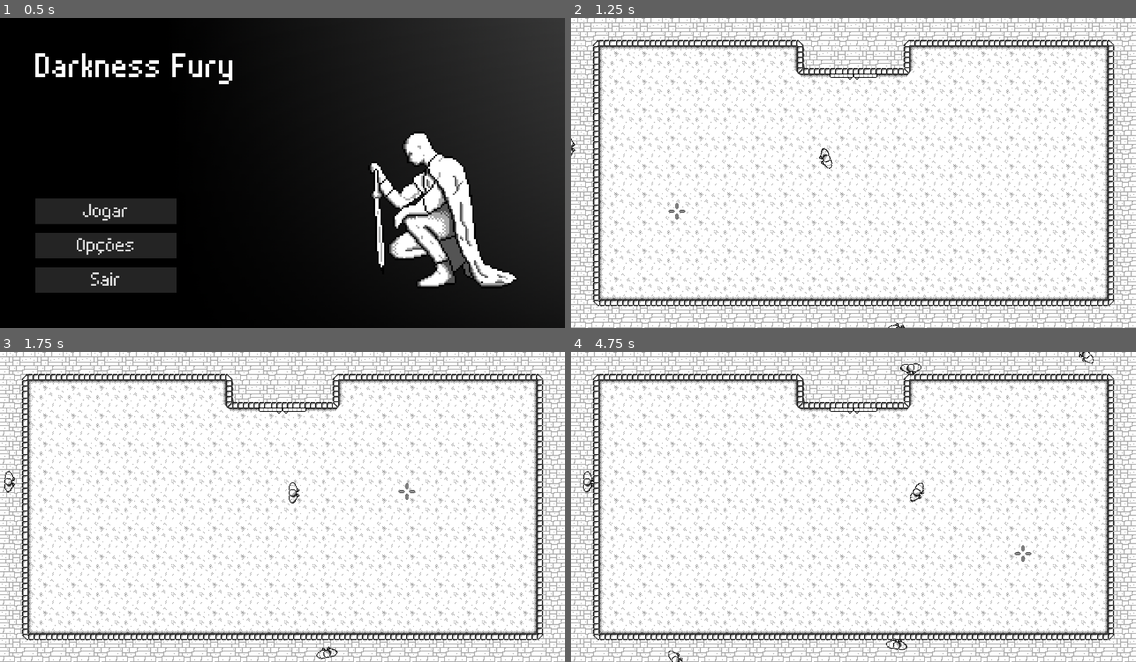
Above: before the commit, frames 1-4 (two rows, left to right).
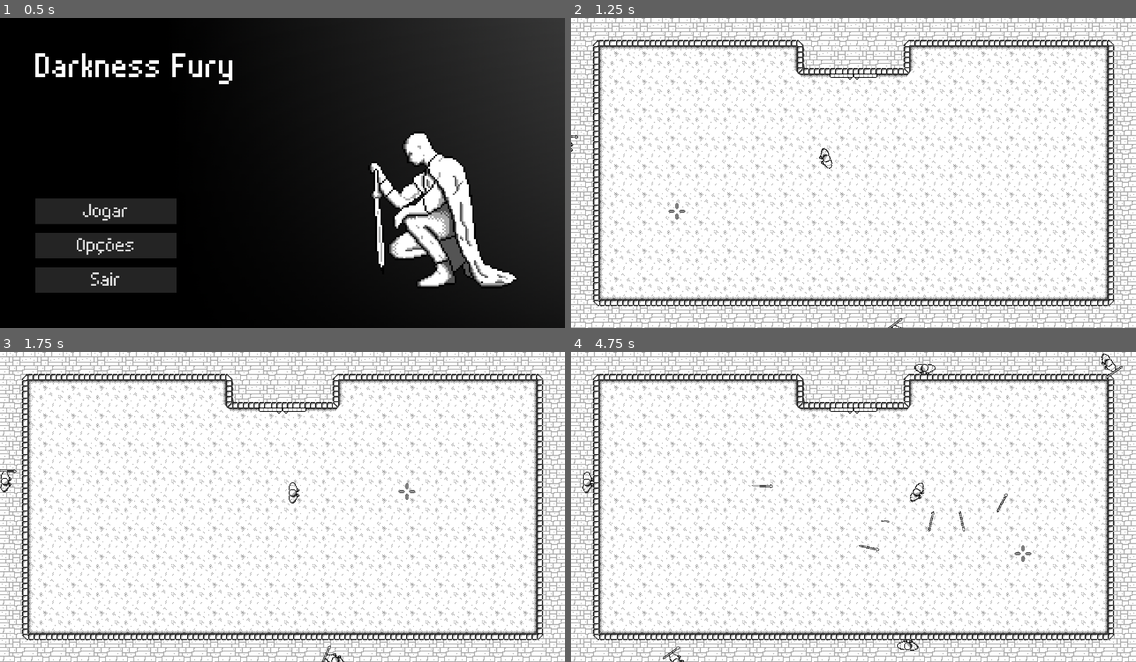
Above: after the commit, the same moments.

Repository: CarlMachado/DarknessFury
Game: Godot game, scene res://scenes/main_menu.tscn
Same seed, same stepped clock (60 frames per second), same inputs: the game is played once before the commit and once after it.
Inputs (mouse positions are in pixels of both pictures, inside the frame that each line leads up to):
- Up to frame 1 (0.5 s): no input
- Up to frame 2 (1.25 s): click "Jogar" at 0.5 s
- Up to frame 3 (1.75 s): move the mouse to (406, 491) at 1.27 s; hold D (ui_right) from 1.28 s (still down)
- Up to frame 4 (4.75 s): move the mouse to (740, 522) at 2.02 s; release D (ui_right) at 2.03 s; hold S (ui_down) 2.03-2.78 s; move the mouse to (910, 438) at 2.77 s; hold D (ui_right) 2.78-3.53 s; move the mouse to (825, 569) at 3.52 s; hold W (ui_up) 3.53-4.28 s; move the mouse to (1023, 553) at 4.27 s; hold A (ui_left) from 4.28 s (still down)

Frame 1 is identical in both runs. In frame 2, less than 0.1% of the frame differs, in the area x 0-60%, y 37-100%; in frame 3, 0.2%; in frame 4, 0.7%, in the area x 2-98%, y 0-100%.

Commit message:
Sistema de movimentacao e ataques dinamicos do enemy

Diff:
--- a/prefabs/enemy.tscn
+++ b/prefabs/enemy.tscn
@@ -1,14 +1,15 @@
-[gd_scene load_steps=13 format=2]
+[gd_scene load_steps=14 format=2]
 
 [ext_resource path="res://scripts/enemy.gd" type="Script" id=1]
 [ext_resource path="res://sprites/player/walk_0.png" type="Texture" id=2]
-[ext_resource path="res://sprites/player/raise_0.png" type="Texture" id=3]
-[ext_resource path="res://sprites/player/raise_1.png" type="Texture" id=4]
-[ext_resource path="res://sprites/player/raise_2.png" type="Texture" id=5]
-[ext_resource path="res://sprites/player/raise_3.png" type="Texture" id=6]
-[ext_resource path="res://sprites/player/walk_1.png" type="Texture" id=7]
-[ext_resource path="res://sprites/player/walk_2.png" type="Texture" id=8]
-[ext_resource path="res://sprites/player/walk_3.png" type="Texture" id=9]
+[ext_resource path="res://sprites/player/walk_1.png" type="Texture" id=3]
+[ext_resource path="res://sprites/player/walk_2.png" type="Texture" id=4]
+[ext_resource path="res://sprites/player/walk_3.png" type="Texture" id=5]
+[ext_resource path="res://sprites/player/raise_0.png" type="Texture" id=6]
+[ext_resource path="res://sprites/player/raise_1.png" type="Texture" id=7]
+[ext_resource path="res://sprites/player/raise_2.png" type="Texture" id=8]
+[ext_resource path="res://sprites/player/raise_3.png" type="Texture" id=9]
+[ext_resource path="res://sprites/weapon/spear_hand.png" type="Texture" id=10]
 
 [sub_resource type="SpriteFrames" id=1]
 animations = [ {
@@ -17,15 +18,15 @@
 "name": "idle",
 "speed": 5.0
 }, {
-"frames": [ ExtResource( 3 ), ExtResource( 4 ), ExtResource( 5 ), ExtResource( 6 ), ExtResource( 2 ) ],
+"frames": [ ExtResource( 2 ), ExtResource( 3 ), ExtResource( 4 ), ExtResource( 5 ) ],
+"loop": true,
+"name": "walk",
+"speed": 10.0
+}, {
+"frames": [ ExtResource( 6 ), ExtResource( 7 ), ExtResource( 8 ), ExtResource( 9 ), ExtResource( 2 ) ],
 "loop": true,
 "name": "rise",
 "speed": 2.0
-}, {
-"frames": [ ExtResource( 2 ), ExtResource( 7 ), ExtResource( 8 ), ExtResource( 9 ) ],
-"loop": true,
-"name": "walk",
-"speed": 10.0
 } ]
 
 [sub_resource type="CapsuleShape2D" id=2]
@@ -33,7 +34,7 @@
 height = 28.0624
 
 [sub_resource type="CircleShape2D" id=3]
-radius = 1644.38
+radius = 3061.34
 
 [node name="enemy" type="KinematicBody2D"]
 collision_layer = 2
@@ -45,14 +46,21 @@
 frames = SubResource( 1 )
 animation = "idle"
 
+[node name="spear" type="Sprite" parent="."]
+position = Vector2( -0.182144, -23.5217 )
+scale = Vector2( 1.5, 1.5 )
+texture = ExtResource( 10 )
+
 [node name="shape" type="CollisionShape2D" parent="."]
 position = Vector2( -2.04057, -0.680191 )
 shape = SubResource( 2 )
 
 [node name="sensor" type="Area2D" parent="."]
-editor/display_folded = true
 collision_layer = 0
 
 [node name="shape" type="CollisionShape2D" parent="sensor"]
 shape = SubResource( 3 )
+
+[node name="reload" type="Timer" parent="."]
 [connection signal="body_entered" from="sensor" to="." method="_on_sensor_body_entered"]
+[connection signal="timeout" from="reload" to="." method="_on_reload_timeout"]
--- a/prefabs/spear_hand.tscn
+++ b/prefabs/spear_hand.tscn
@@ -1,14 +1,22 @@
-[gd_scene load_steps=3 format=2]
+[gd_scene load_steps=4 format=2]
 
-[ext_resource path="res://sprites/weapon/spear_hand.png" type="Texture" id=1]
+[ext_resource path="res://scripts/spear_hand.gd" type="Script" id=1]
+[ext_resource path="res://sprites/weapon/spear_hand.png" type="Texture" id=2]
 
-[sub_resource type="RectangleShape2D" id=1]
-extents = Vector2( 15.8058, 3.29239 )
+[sub_resource type="CapsuleShape2D" id=1]
+radius = 3.8202
+height = 40.9011
 
 [node name="spear_hand" type="StaticBody2D"]
+collision_layer = 8
+collision_mask = 4
+script = ExtResource( 1 )
 
 [node name="col_shape" type="CollisionShape2D" parent="."]
+position = Vector2( -0.0419159, -0.665776 )
+rotation = 1.5708
 shape = SubResource( 1 )
 
 [node name="sprite" type="Sprite" parent="."]
-texture = ExtResource( 1 )
+scale = Vector2( 1.5, 1.5 )
+texture = ExtResource( 2 )
--- a/project.godot
+++ b/project.godot
@@ -105,6 +105,7 @@
 2d_physics/layer_1="player"
 2d_physics/layer_2="enemy"
 2d_physics/layer_3="wall"
+2d_physics/layer_4="projectile_enemy"
 
 [rendering]
 
--- a/scenes/levels/arena.tscn
+++ b/scenes/levels/arena.tscn
@@ -4,10 +4,10 @@
 [ext_resource path="res://prefabs/mouse_cross.tscn" type="PackedScene" id=2]
 [ext_resource path="res://prefabs/tile_arena.tscn" type="PackedScene" id=3]
 [ext_resource path="res://prefabs/player.tscn" type="PackedScene" id=4]
-[ext_resource path="res://scenes/spawn_enemy.tscn" type="PackedScene" id=5]
+[ext_resource path="res://prefabs/spawn_enemy.tscn" type="PackedScene" id=5]
 
 [sub_resource type="RectangleShape2D" id=1]
-extents = Vector2( 57, 0.860004 )
+extents = Vector2( 63.5568, 0.860004 )
 
 [sub_resource type="RectangleShape2D" id=2]
 extents = Vector2( 117.5, 0.939129 )
@@ -35,6 +35,7 @@
 position = Vector2( 288, 160 )
 
 [node name="enemy_spawns" type="Node" parent="."]
+editor/display_folded = true
 
 [node name="spawn_enemy0" parent="enemy_spawns" instance=ExtResource( 5 )]
 position = Vector2( -36.0436, 292.137 )
@@ -63,41 +64,41 @@
 [node name="spawn_enemy8" parent="enemy_spawns" instance=ExtResource( 5 )]
 position = Vector2( 61.1833, 801.068 )
 
-[node name="walls_area" type="Area2D" parent="."]
+[node name="walls_area_enemy" type="Area2D" parent="."]
 editor/display_folded = true
 position = Vector2( 43, 28 )
 collision_layer = 4
 collision_mask = 0
 
-[node name="shape" type="CollisionShape2D" parent="walls_area"]
+[node name="shape" type="CollisionShape2D" parent="walls_area_enemy"]
 position = Vector2( 278, 29 )
 shape = SubResource( 1 )
 
-[node name="shape2" type="CollisionShape2D" parent="walls_area"]
+[node name="shape2" type="CollisionShape2D" parent="walls_area_enemy"]
 position = Vector2( 101.5, -3 )
 shape = SubResource( 2 )
 
-[node name="shape3" type="CollisionShape2D" parent="walls_area"]
+[node name="shape3" type="CollisionShape2D" parent="walls_area_enemy"]
 position = Vector2( 453, -2.5 )
 shape = SubResource( 2 )
 
-[node name="shape4" type="CollisionShape2D" parent="walls_area"]
+[node name="shape4" type="CollisionShape2D" parent="walls_area_enemy"]
 position = Vector2( 572.228, 148.614 )
 shape = SubResource( 3 )
 
-[node name="shape5" type="CollisionShape2D" parent="walls_area"]
+[node name="shape5" type="CollisionShape2D" parent="walls_area_enemy"]
 position = Vector2( -18.161, 148.24 )
 shape = SubResource( 3 )
 
-[node name="shape6" type="CollisionShape2D" parent="walls_area"]
+[node name="shape6" type="CollisionShape2D" parent="walls_area_enemy"]
 position = Vector2( 276.924, 299.44 )
 shape = SubResource( 4 )
 
-[node name="shape7" type="CollisionShape2D" parent="walls_area"]
+[node name="shape7" type="CollisionShape2D" parent="walls_area_enemy"]
 position = Vector2( 219.702, 14.361 )
 shape = SubResource( 5 )
 
-[node name="shape8" type="CollisionShape2D" parent="walls_area"]
+[node name="shape8" type="CollisionShape2D" parent="walls_area_enemy"]
 position = Vector2( 334.376, 14.361 )
 shape = SubResource( 5 )
-[connection signal="body_entered" from="walls_area" to="enemy_spawns/spawn_enemy0" method="_on_walls_area_body_entered"]
+[connection signal="body_entered" from="walls_area_enemy" to="enemy_spawns/spawn_enemy0" method="_on_walls_area_body_entered"]
--- a/scripts/enemy.gd
+++ b/scripts/enemy.gd
@@ -1,14 +1,14 @@
 extends KinematicBody2D
 
-signal enemy_dead()
-
+const PRE_SPEAR = preload("res://prefabs/spear_hand.tscn")
 const DEATH_ZONE_ANGLE = .01
-const ROT_VEL = 2
+const ROT_VEL = 1
 
 var homming = false
 var alive = true
+var loaded = true
 #var bodys = []
-var vel = 50
+var vel = rand_range(40, 60)
 var body
 
 func _ready():
@@ -17,7 +17,25 @@
 
 func _physics_process(delta):
 	if !homming:
-		move_and_slide(Vector2(cos(rotation), sin(rotation)) * 50)
+		move_and_slide(Vector2(cos(rotation), sin(rotation)) * vel)
+	else:
+		if loaded and body != null:
+			var correct
+			if global_position.distance_to(body.global_position) > 300:
+				correct = 0.05
+			elif global_position.distance_to(body.global_position) > 600:
+				correct = 0.020
+			else:
+				correct = 0.175
+			var spear_attack = PRE_SPEAR.instance()
+			spear_attack.global_position = $spear.global_position
+			spear_attack.rotation = global_rotation
+			spear_attack.dir = Vector2(cos(rotation + correct), sin(rotation + correct))
+			spear_attack.target = body
+			get_parent().add_child(spear_attack)
+			$spear.hide()
+			loaded = false
+			$reload.start()
 	if body != null:
 		var angle = get_angle_to(body.global_position)
 		if abs(angle) > DEATH_ZONE_ANGLE:
@@ -40,3 +58,8 @@
 #	var index = bodys.find(body)
 #	if index >= 0:
 #		bodys.remove(index)
+
+func _on_reload_timeout():
+	loaded = true
+	$spear.show()
+	$reload.stop()
--- /dev/null
+++ b/scripts/spear_hand.gd
@@ -0,0 +1,46 @@
+extends StaticBody2D
+
+const PRE_SPEAR_FLOOR = preload("res://prefabs/spear_floor.tscn")
+const MAX_SPEED = 400
+const MIN_SPEED = 0
+const DEATH_ZONE_ACELL = 30
+const DEATH_ZONE_ANGLE = .01
+
+var dir = Vector2()
+var vel_init = 1500
+var max_dist = 650
+var homming = false
+var acell = vel_init
+
+onready var target
+onready var target_position
+onready var initpos = self.global_position
+
+func _ready():
+	if target != null:
+		target_position = target.global_position
+
+func _physics_process(delta):
+	acell = lerp(acell, MIN_SPEED, .035)
+	translate(dir * acell * delta)
+	#if global_position.distance_to(initpos) > max_dist:
+	if acell <= DEATH_ZONE_ACELL or goalTarget():
+		acell = lerp(acell, MIN_SPEED, rand_range(0.2, 0.4))
+	if acell <= .1:
+		stop_projectile()
+
+func goalTarget():
+	if target != null:
+		return global_position.distance_to(target_position) <= rand_range(10, 30)
+	else:
+		return false
+
+func autodestroy():
+	queue_free()
+
+func stop_projectile():
+	var spear_floor = PRE_SPEAR_FLOOR.instance()
+	spear_floor.global_position = global_position
+	spear_floor.rotation = global_rotation
+	get_parent().add_child(spear_floor)
+	autodestroy()
Renamed: scenes/spawn_enemy.tscn -> prefabs/spawn_enemy.tscn
